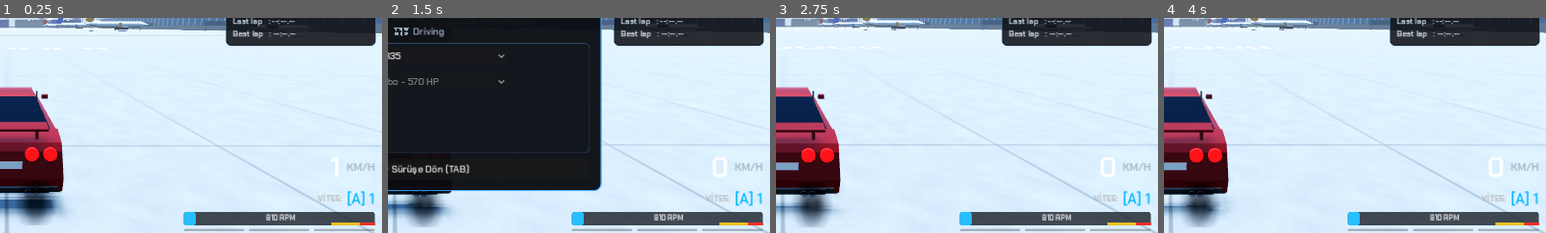
Above: before the commit, frames 1-4 (left to right).
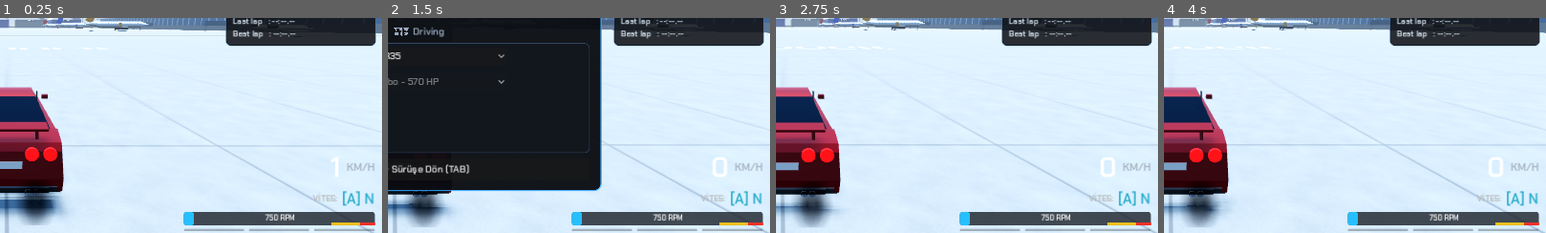
Above: after the commit, the same moments.

Repository: Pigasor/gearshift-proving-grounds
Game: Godot game, scene res://scenes/main.tscn
Same seed, same stepped clock (60 frames per second), same inputs: the game is played once before the commit and once after it.
Inputs:
- Up to frame 1 (0.25 s): no input
- Up to frame 2 (1.5 s): click "🔄 RESET (Enter)" at 0.5 s; click "🚗 Nisson GT-Arr R35" at 1.25 s
- Up to frame 3 (2.75 s): click "🛠️ GARAGE (Tab)" at 2 s
- Up to frame 4 (4 s): click "🕹️ AUTOMATIC" at 2.75 s; click "🕹️ MANUAL (E/Q)" at 3.5 s
The pictures show only the part of the screen within x 49-99%, y 33-83%; the shares and areas given below are measured in that part.

The runs differ from the first frame. In frame 1, 0.7% of the frame differs, in the area x 50-98%, y 80-97%; in frame 2, 0.7%; in frame 3, 0.7%; in frame 4, 0.7%.

Commit message:
Araba degisimi/isinlanma/sifirlamada bos vites (kendi kendine gitmiyor), devir dususu kademeli (en fazla 6000 rpm/sn), Supra flutter sesi simdilik kapali
Co-Authored-By: Claude Opus 5.5 <noreply@anthropic.com>

Diff:
--- a/scripts/audio_synth.gd
+++ b/scripts/audio_synth.gd
@@ -39,7 +39,7 @@
 # second, a buzzing "brrr" whose pitch falls to ~175 Hz as the turbo spins down, with a "tu-tu-tu"
 # of bright air on top. Synthesised after a reference flutter the user picked (its pitch glide,
 # ~6 Hz wobble and ~11 Hz air chop), then made thinner and softer on request - see _flutter_sample.
-const FLUTTER_CARS: Dictionary = {"supra": 1.0}
+const FLUTTER_CARS: Dictionary = {} # off for now (the Supra flutter is to be redone later): {"supra": 1.0}
 var _flut_t: float = -1.0
 var _flut_amp: float = 0.0
 const FLUT_LEN: float = 1.1 # seconds
--- a/scripts/vehicle_controller.gd
+++ b/scripts/vehicle_controller.gd
@@ -477,7 +477,7 @@
 	for i in range(4):
 		wheel_angular_velocity[i] = 0.0
 	current_rpm = idle_rpm
-	_engage_gear_now(2 if is_automatic else 1)
+	_engage_gear_now(1) # neutral: the new car must not creep off on its own (auto picks D/R from the pedals)
 
 func _apply_engine(en: Dictionary) -> void:
 	use_torque_curve = true
@@ -1970,7 +1970,9 @@
 	g_force_longitudinal = lerpf(g_force_longitudinal, local_accel.z / 9.81, delta * 12.0)
 	current_speed_kmh = linear_velocity.length() * 3.6
 
+const RPM_DROP_RATE: float = 6000.0 # rpm per second the engine can lose at most (outside gear changes)
 func _update_drivetrain(delta: float) -> void:
+	var rpm_before: float = current_rpm
 	if _is_shifting:
 		_shift_timer -= delta
 		if _shift_timer <= 0.0:
@@ -2077,6 +2079,11 @@
 		_clutch_slipping = true # next gear starts from a slipping clutch / converter
 		_auto_clutch = 0.0
 
+	# The flywheel and crank can't lose revs instantly: when spinning tyres hook up (or the clutch
+	# bites) the revs fall over a few tenths of a second (~6000 rpm/s), not in one frame.
+	# (gear changes have their own rev-matching above)
+	if not _is_shifting:
+		current_rpm = maxf(current_rpm, rpm_before - RPM_DROP_RATE * delta)
 	# Rolling down a hill can drive the engine past the limiter (no fuel, engine braking only).
 	current_rpm = clampf(current_rpm, idle_rpm * 0.5, max_rpm * 1.12)
 
@@ -2711,7 +2718,7 @@
 	_prev_body_pos = Vector3.INF
 	_dir_change_armed = true
 	current_rpm = idle_rpm
-	_engage_gear_now(2)
+	_engage_gear_now(1) # neutral after a teleport: no creeping away
 	_reset_turbo_boost()
 	for i in range(4):
 		wheel_angular_velocity[i] = 0.0
@@ -2735,7 +2742,7 @@
 	_prev_body_pos = Vector3.INF
 	_dir_change_armed = true
 	current_rpm = idle_rpm
-	_engage_gear_now(2) # also cancels a gear change that was in progress
+	_engage_gear_now(1) # neutral; also cancels a gear change that was in progress
 	_reset_turbo_boost()
 	for i in range(4):
 		wheel_angular_velocity[i] = 0.0
